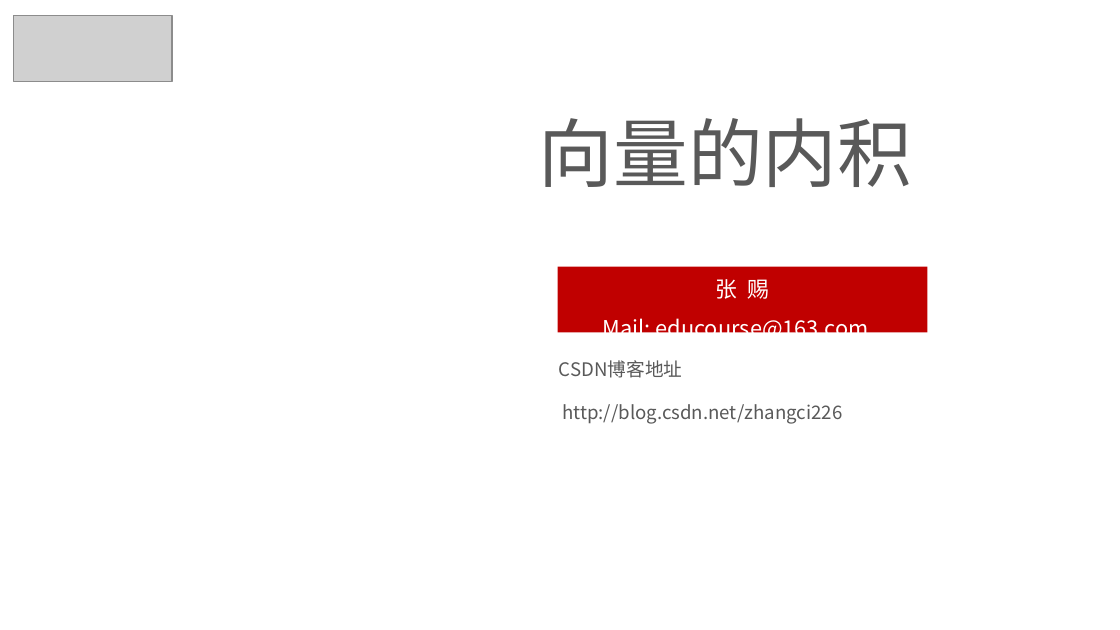
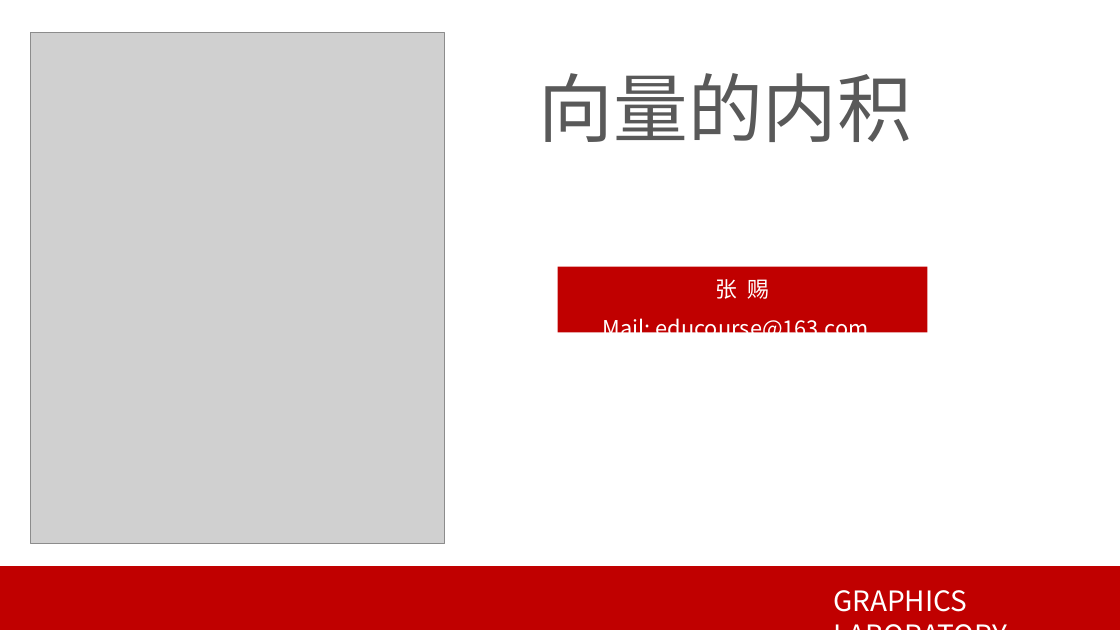
Before and after one commit to 0000duck/ComputerGraphicsBasics, a slide deck: slide 1 of PPT/04_向量的内积.pptx. Drawn at 1120x630 pixels with LibreOffice and Linux fonts; fonts in the diff are those of the drawing; grey boxes stand for pictures; background and template pictures are left out. Boxes give left, top, right and bottom in pixels: in the first picture for what was removed or moved away, otherwise in the second. Text is boxed around its words. In the diff, an @@ line names an element or a change of style, - is before the commit and + after.

```diff
--- a/PPT/04_向量的内积.pptx
+++ b/PPT/04_向量的内积.pptx
@@ picture removed at [13, 16, 172, 82] @@
@@ text "向量的内积": place and size @@
-text "向量的内积" at [539, 118, 912, 187]
+text "向量的内积" at [539, 73, 912, 142]
@@ picture added at [31, 32, 446, 543] @@
@@ text removed at [559, 360, 682, 378] @@
-CSDN博客地址
@@ text removed at [562, 404, 842, 424] @@
-http://blog.csdn.net/zhangci226
@@ rectangle added at [0, 566, 1120, 630], fill #C00000 @@
@@ text added at [833, 590, 967, 612], 18 pt, text #FFFFFF @@
+GRAPHICS LABORATORY
```
Also in this commit, not shown: 22 other slides changed, 41 other files.
